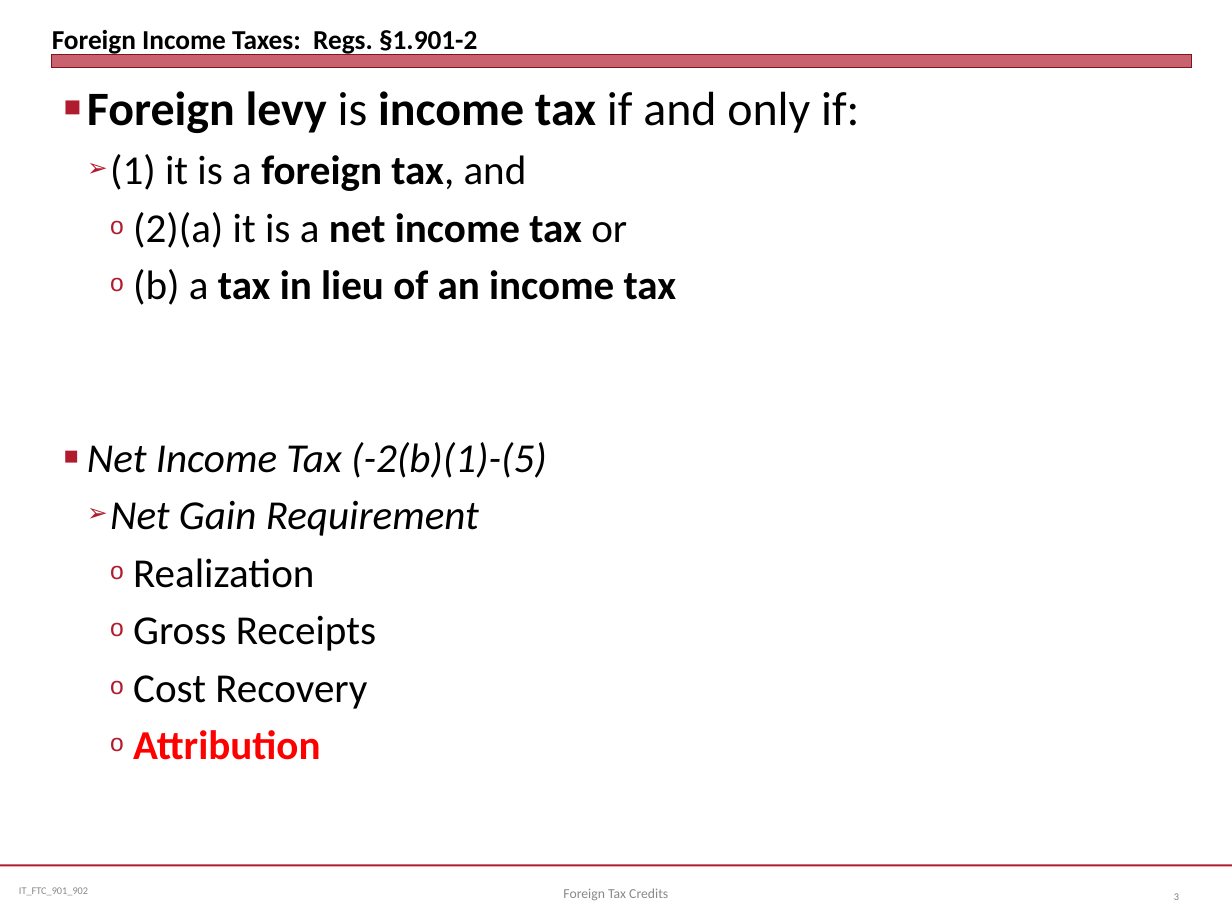
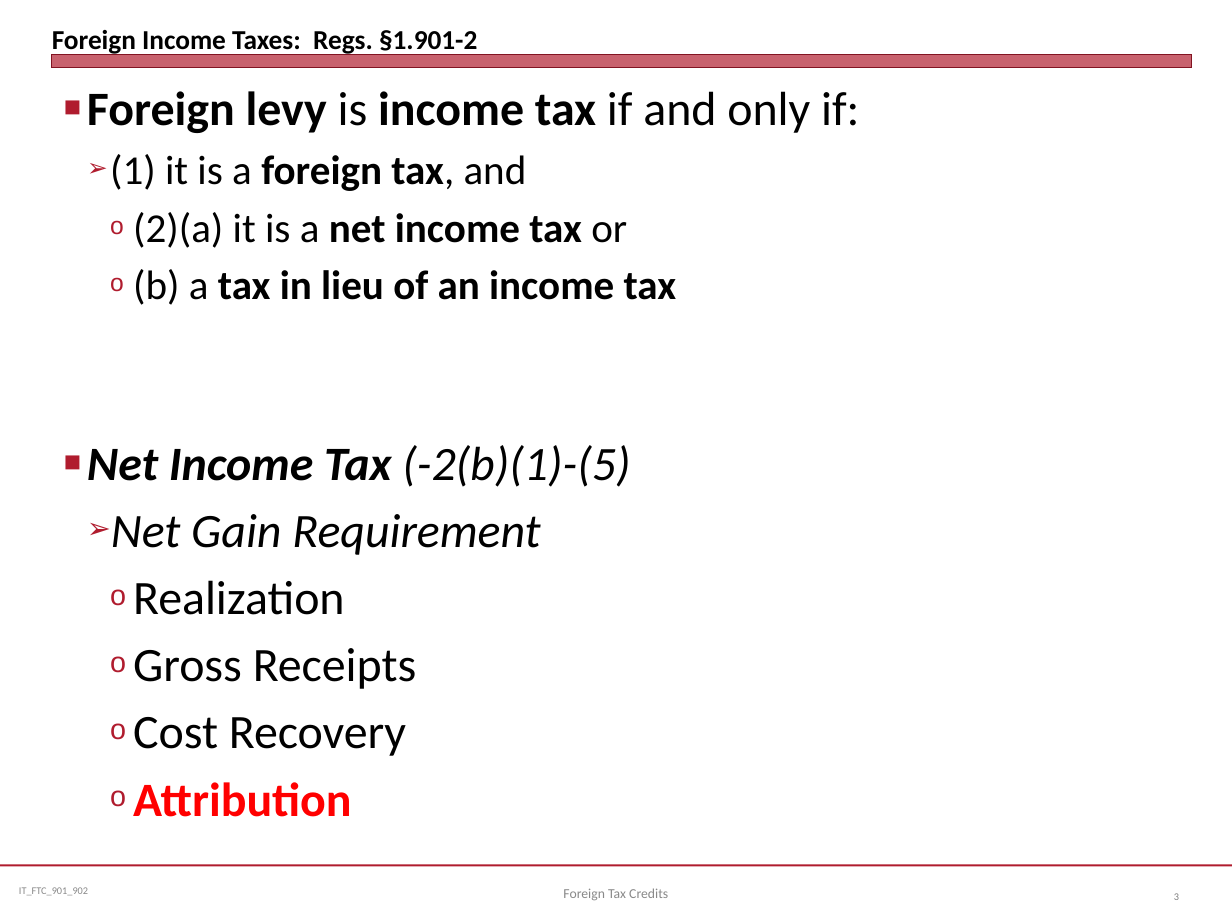
Before and after one commit to jmc877/International-Tax, a slide deck: slide 3 of slides/IT_FTC_901_22.pptx. Drawn at 1232x924 pixels with LibreOffice and Linux fonts; fonts in the diff are those of the drawing. Boxes give left, top, right and bottom in pixels: in the first picture for what was removed or moved away, otherwise in the second. Text is boxed around its words. In the diff, an @@ line names an element or a change of style, - is before the commit and + after.

```diff
--- a/slides/IT_FTC_901_22.pptx
+++ b/slides/IT_FTC_901_22.pptx
@@ text at (87,445,630,817): size 24 to 28 pt in "Net Income Tax (-2(b)(1)-(5)", "Net Gain Requirement", "Realization", "Gross Receipts" and 2 more places; bold on in "Net Income Tax" @@
```
Also in this commit, not shown: 1 other slide changed, 1 other file.
